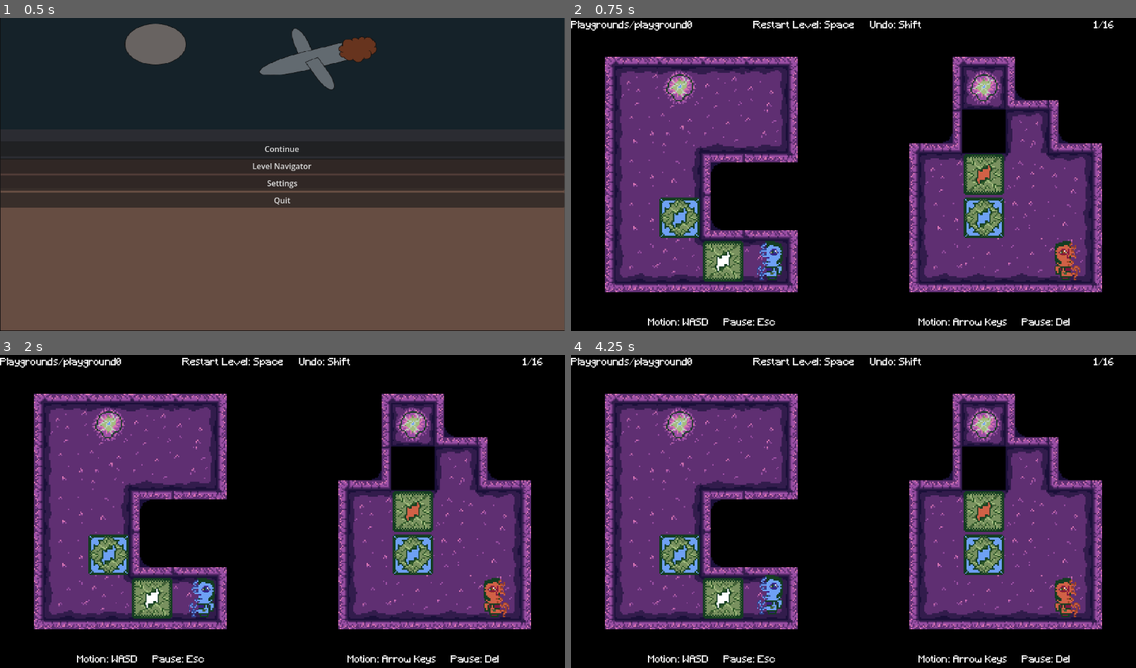
Above: before the commit, frames 1-4 (two rows, left to right).
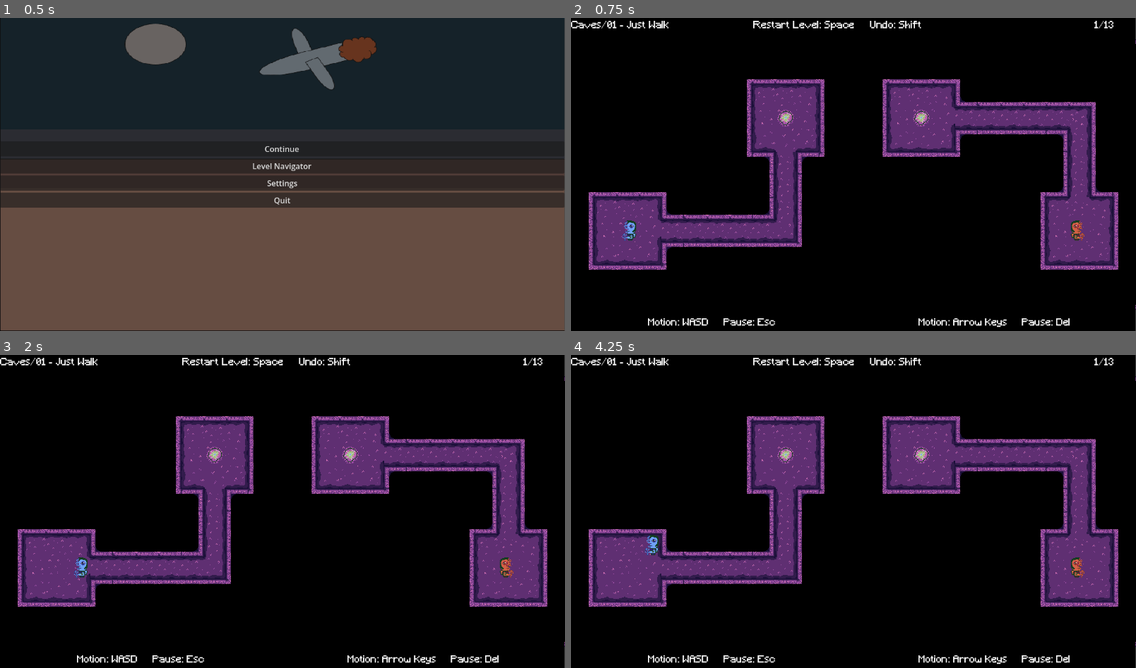
Above: after the commit, the same moments.

Repository: whitsettbe/kcol-f26-gamedevproj-cb
Game: Godot game, scene res://UI/scenes/main_menu.tscn
Same seed, same stepped clock (60 frames per second), same inputs: the game is played once before the commit and once after it.
Inputs:
- Up to frame 1 (0.5 s): no input
- Up to frame 2 (0.75 s): click "Continue" at 0.5 s
- Up to frame 3 (2 s): tap Enter at 1.25 s; hold D (L_right) from 1.28 s (still down); tap Shift (undo) at 1.35 s
- Up to frame 4 (4.25 s): release D (L_right) at 2.03 s; hold S (L_down) 2.03-2.78 s; tap Shift (undo) at 2.1, 2.85, 3.6 s; hold D (L_right) 2.78-3.53 s; hold W (L_up) from 3.53 s (still down)

Frame 1 is identical in both runs. In frame 2, 45% of the frame differs, in the area x 0-100%, y 0-100%; in frame 3, 45%; in frame 4, 45%.

Commit message:
Hide playgrounds

Diff:
--- a/TornAsunder/UI/scenes/layer_navigator.tscn
+++ b/TornAsunder/UI/scenes/layer_navigator.tscn
@@ -29,6 +29,7 @@
 alignment = 1
 
 [node name="Playgrounds" type="Button" parent="PanelContainer/Button_manager" unique_id=222210046]
+visible = false
 layout_mode = 2
 text = "Playgrounds"
 
@@ -55,8 +56,10 @@
 visible = false
 
 [node name="Ruins Navigator" parent="." unique_id=1750589878 instance=ExtResource("5_nqh8f")]
+visible = false
 
 [node name="Bog Navigator" parent="." unique_id=1562576995 instance=ExtResource("6_55ivg")]
+visible = false
 
 [connection signal="pressed" from="PanelContainer/Button_manager/Playgrounds" to="playground_navigator" method="open"]
 [connection signal="pressed" from="PanelContainer/Button_manager/Caves" to="Caves Navigator" method="open"]
--- a/TornAsunder/scripts/Globals.gd
+++ b/TornAsunder/scripts/Globals.gd
@@ -1,9 +1,9 @@
 extends Node
 
 var level_paths = [
-	"res://levels/Playgrounds/playground0.tscn",
-	"res://levels/Playgrounds/playground1.tscn",
-	"res://levels/Playgrounds/playground2.tscn",
+	#"res://levels/Playgrounds/playground0.tscn",
+	#"res://levels/Playgrounds/playground1.tscn",
+	#"res://levels/Playgrounds/playground2.tscn",
 	"res://levels/Caves/01 - Just Walk.tscn",
 	"res://levels/Caves/02 - Push Through.tscn",
 	"res://levels/Caves/04 - Co-op 101.tscn",
